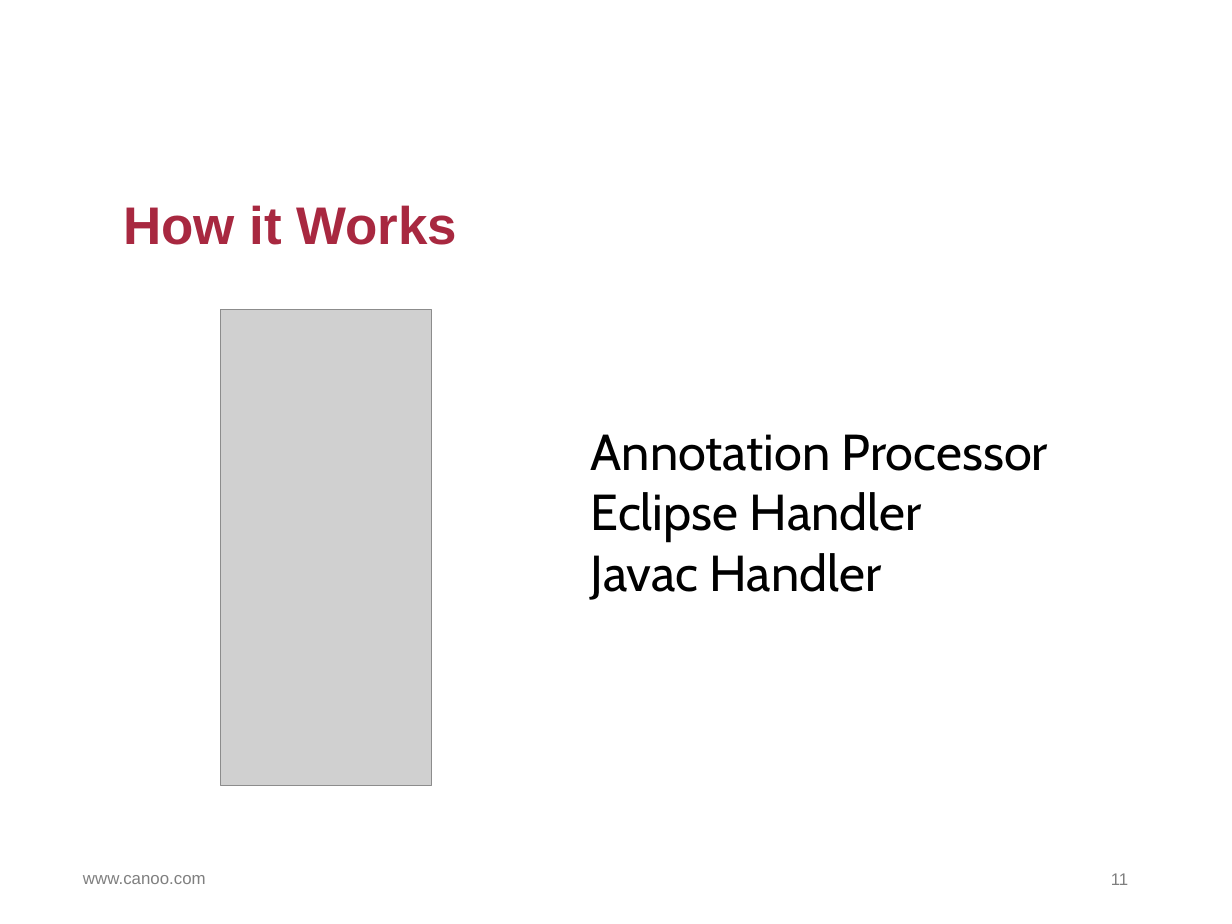
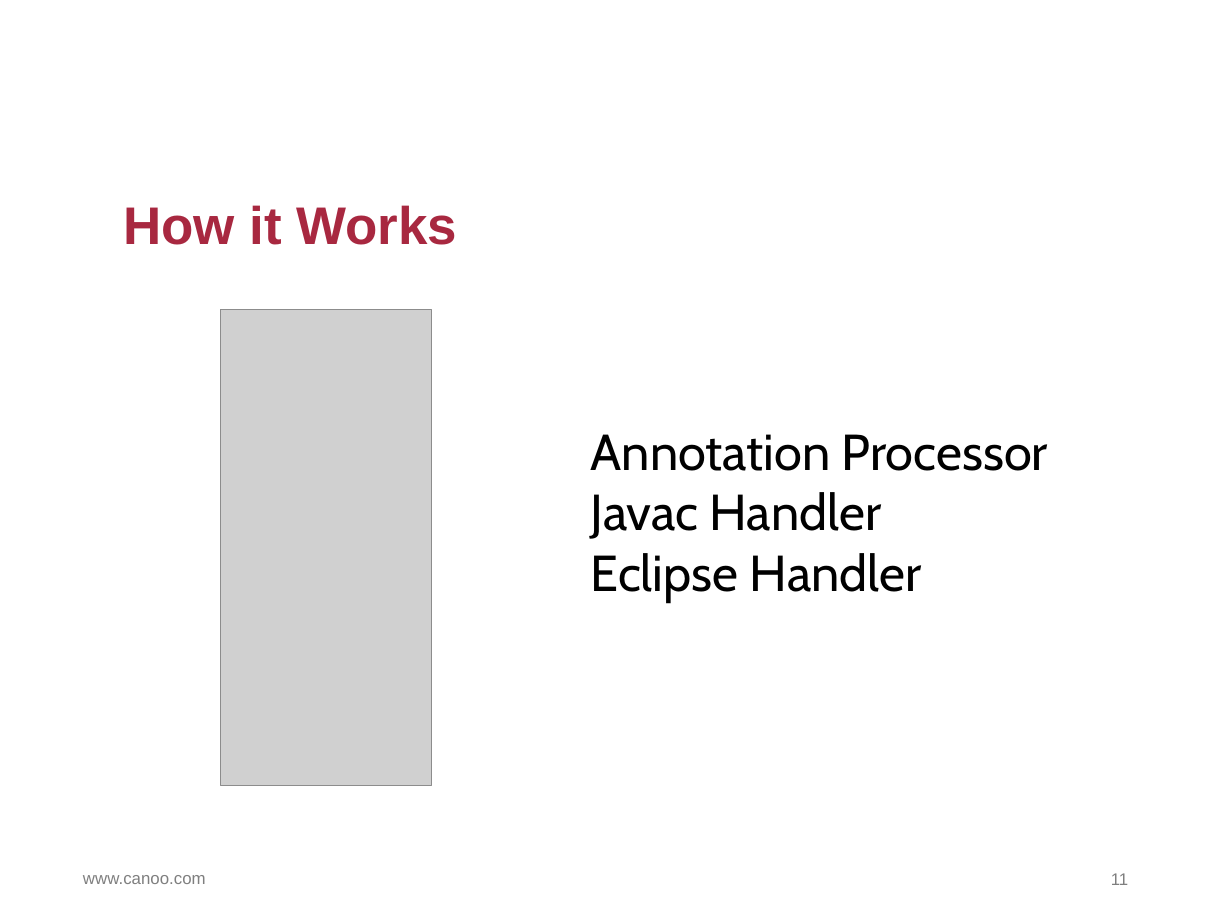
Before and after one commit to HamletDRC/presentations, a slide deck: slide 11 of asttransformations/AstTransformations.odp. Drawn at 1232x924 pixels with LibreOffice and Linux fonts; fonts in the diff are those of the drawing; grey boxes stand for pictures; background and template pictures are left out. Boxes give left, top, right and bottom in pixels: in the first picture for what was removed or moved away, otherwise in the second. Text is boxed around its words. In the diff, an @@ line names an element or a change of style, - is before the commit and + after.

```diff
--- a/asttransformations/AstTransformations.odp
+++ b/asttransformations/AstTransformations.odp
@@ text at [591, 492, 882, 539]: paragraph added @@
+Javac Handler
@@ text at [591, 553, 882, 600]: paragraph removed @@
-Javac Handler
```
Also in this commit, not shown: 4 other slides changed, 2 slides added, 1 slide removed, 1 other file.
